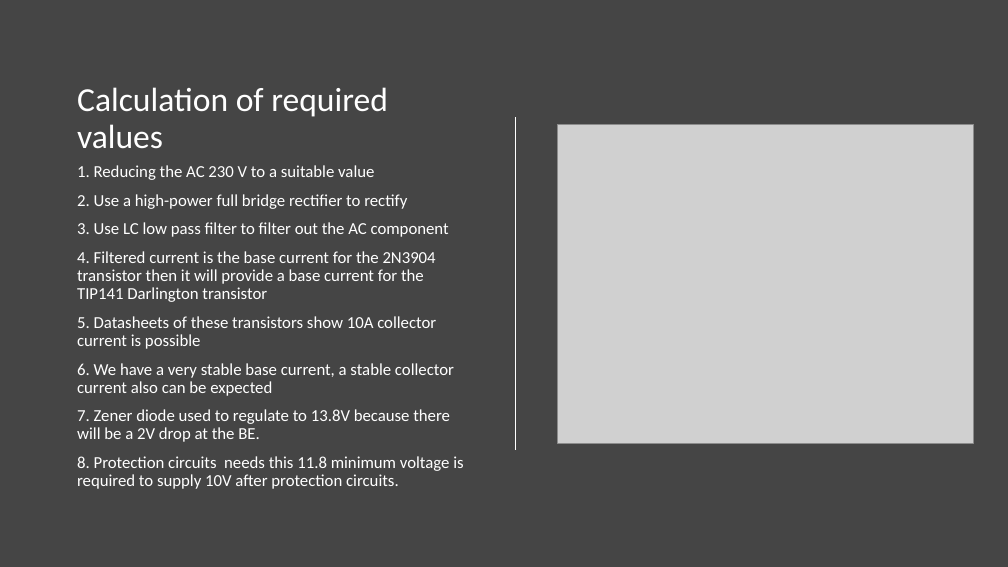
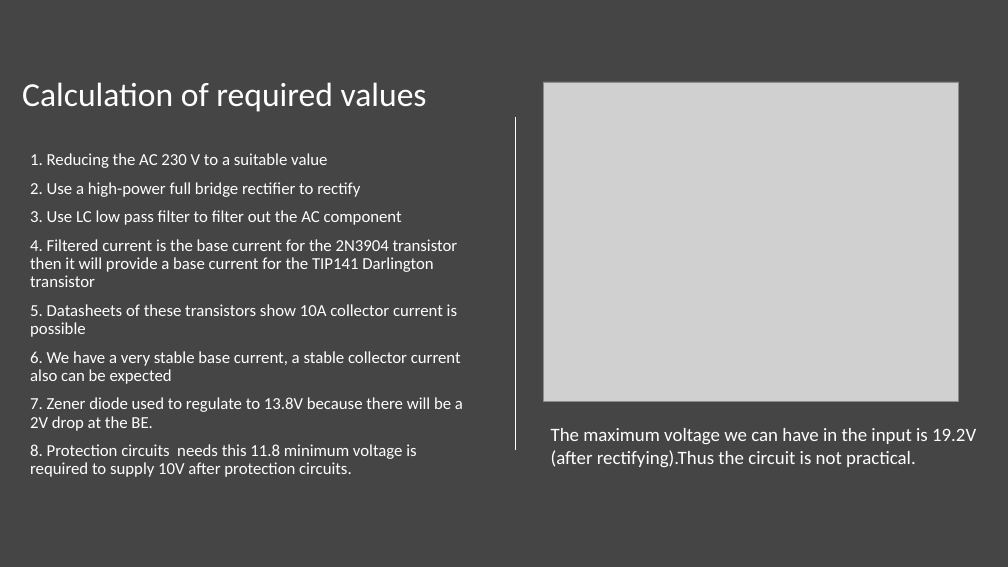
Before and after one commit to Team-Sagittarius-ENTC/Linear-Power-Supply, a slide deck: slide 4 of assignments_material/LPS-progress-review-december_2021.pptx. Drawn at 1008x567 pixels with LibreOffice and Linux fonts; fonts in the diff are those of the drawing; grey boxes stand for pictures. Boxes give left, top, right and bottom in pixels: in the first picture for what was removed or moved away, otherwise in the second. Text is boxed around its words. In the diff, an @@ line names an element or a change of style, - is before the commit and + after.

```diff
--- a/assignments_material/LPS-progress-review-december_2021.pptx
+++ b/assignments_material/LPS-progress-review-december_2021.pptx
@@ title "Calculation of required values" rewrapped from (x1=77, y1=87, x2=388, y2=148) to (x1=22, y1=82, x2=427, y2=112) @@
@@ picture moved from (x1=558, y1=125, x2=974, y2=444) to (x1=543, y1=82, x2=959, y2=402) @@
@@ text "1. Reducing the AC 230 ..." rewrapped from (x1=77, y1=165, x2=463, y2=489) to (x1=30, y1=153, x2=463, y2=477) @@
@@ text added at (x1=551, y1=428, x2=976, y2=467), 18 pt, text #FFFFFF @@
+The maximum voltage we can have in the input is 19.2V
+(after rectifying).Thus the circuit is not practical.
```
Also in this commit, not shown: 1 other slide changed, 1 slide added, 1 other file.
